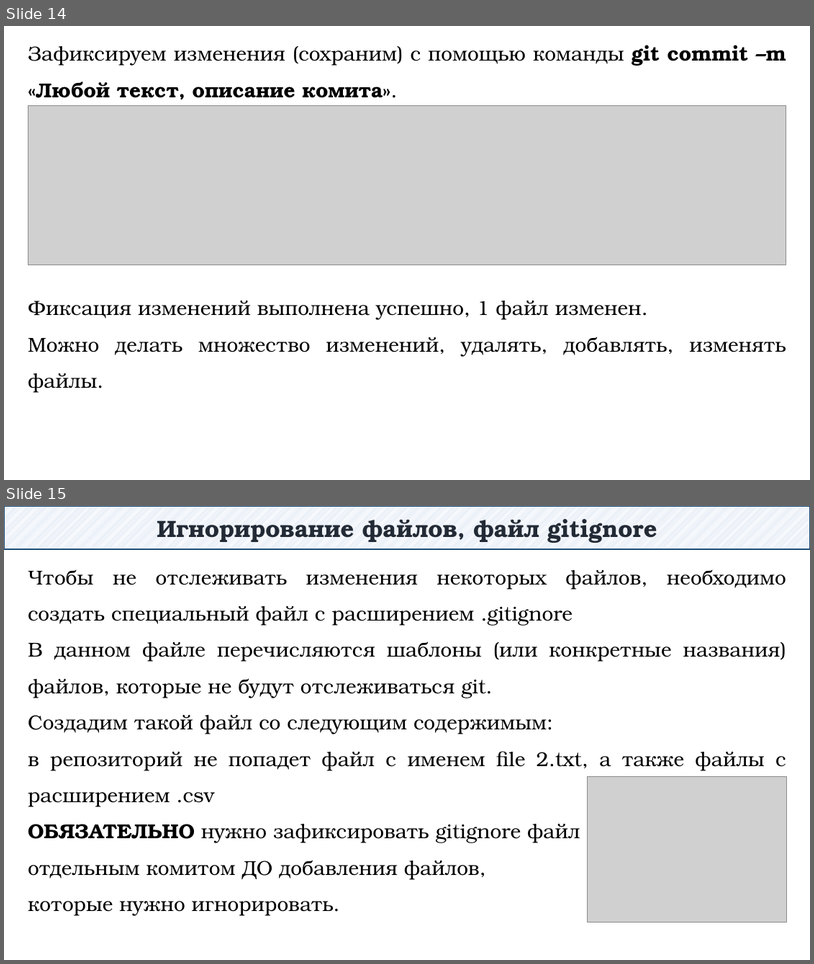
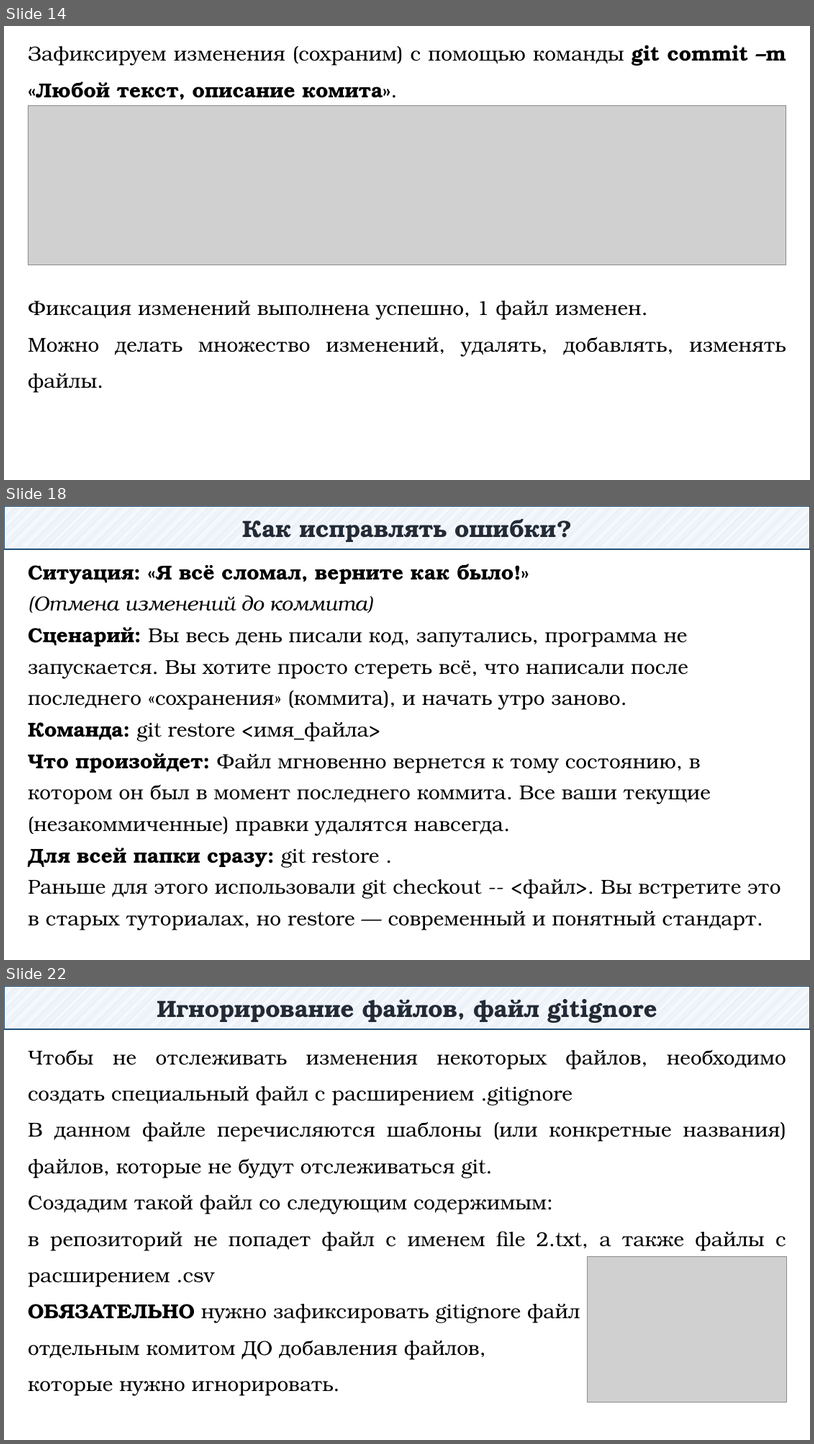
Before and after one commit to DaniilKlyukin/OOP-4, a slide deck: Лекции/ООП 1 лек 2.pptx. Shown one above the other, each under a label of ours: slides 14 and 15 before the commit, slides 14, 18 and 22 after it; the slides between them are not shown. The pictures are 814x964 and 814x1444 pixels, drawn with LibreOffice and Linux fonts; fonts in the diff are those of the drawing; grey boxes stand for pictures. Boxes give left, top, right and bottom in pixels: in the first picture for what was removed or moved away, otherwise in the second. Text is boxed around its words. In the diff, an @@ line names an element or a change of style, - is before the commit and + after.

```diff
--- a/Лекции/ООП 1 лек 2.pptx
+++ b/Лекции/ООП 1 лек 2.pptx
@@ slide 18 added at (4,506,810,960), background #FFFFFF @@
@@ rectangle added at (4,506,810,549), fill pattern #B4C7E7 on #FFFFFF, outline #1F4E79 1.25 pt, 28 pt, text #222A35, bold @@
+Как исправлять ошибки?
@@ text added at (28,564,781,930), 24 pt, text #000000 @@
+Ситуация: «Я всё сломал, верните как было!»
+(Отмена изменений до коммита)
+Сценарий: Вы весь день писали код, запутались, программа не запускается. Вы хотите просто стереть всё, что написали после последнего «сохранения» (коммита), и начать утро заново.
+Команда: git restore <имя_файла>
+Что произойдет: Файл мгновенно вернется к тому состоянию, в котором он был в момент последнего коммита. Все ваши текущие (незакоммиченные) правки удалятся навсегда.
+Для всей папки сразу: git restore .
+Раньше для этого использовали git checkout -- <файл>. Вы встретите это в старых туториалах, но restore — современный и понятный стандарт.
@@ what was slide 15 is now slide 22 @@
```
Also in this commit, not shown: 16 other slides added, 1 slide removed.
